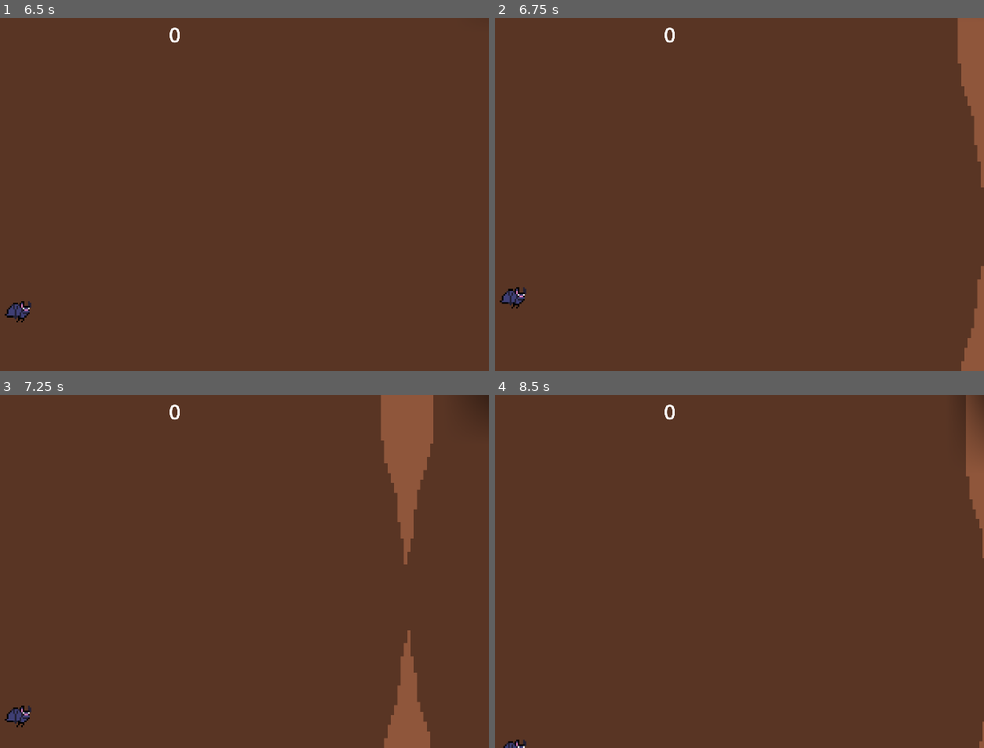
Above: before the commit, frames 1-4 (two rows, left to right).
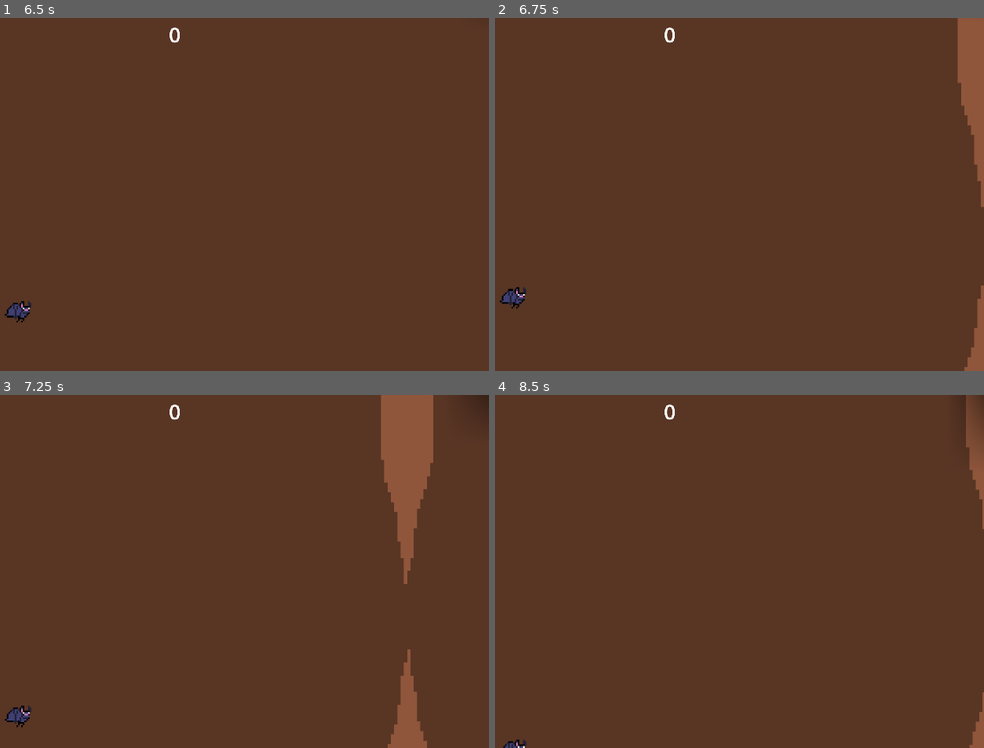
Above: after the commit, the same moments.

Repository: kirjahri/flappy-bat
Game: Godot game, scene res://scenes/main.tscn
Same seed, same stepped clock (60 frames per second), same inputs: the game is played once before the commit and once after it.
Inputs (mouse positions are in pixels of both pictures, inside the frame that each line leads up to):
- Up to frame 1 (6.5 s): move the mouse to (312, 176) at 0.52 s; hold Right mouse button (dive) 0.53-1.28 s; click (312, 176) at 0.77 s; move the mouse to (48, 212) at 1.27 s; right-click (48, 212) at 1.35 s; click (48, 212) at 1.52 s; move the mouse to (239, 116) at 2.02 s; hold Right mouse button (dive) 2.03-2.78 s; move the mouse to (141, 265) at 2.77 s; right-click (141, 265) at 2.85 s; click (141, 265) at 3.02 s; tap Enter at 3.5 s; move the mouse to (361, 247) at 3.52 s; hold Right mouse button (dive) 3.53-4.28 s; click (361, 247) at 3.77 s; move the mouse to (outside the picture) at 4.27 s; right-click (outside the picture) at 4.35 s; click (outside the picture) at 4.52 s; move the mouse to (205, 194) at 5.02 s; hold Right mouse button (dive) 5.03-5.78 s; move the mouse to (83, 106) at 5.77 s; right-click (83, 106) at 5.85 s; click (83, 106) at 6.02 s
- Up to frame 2 (6.75 s): tap Space at 6.5 s; move the mouse to (807, 176) at 6.52 s; hold Right mouse button (dive) from 6.53 s (still down)
- Up to frame 3 (7.25 s): keep holding Right mouse button (dive); click (312, 553) at 6.77 s
- Up to frame 4 (8.5 s): move the mouse to (543, 589) at 7.27 s; release Right mouse button (dive) at 7.28 s; right-click (543, 589) at 7.35 s; click (543, 589) at 7.52 s; move the mouse to (734, 493) at 8.02 s; hold Right mouse button (dive) from 8.03 s (still down)

Frame 1 is identical in both runs. In frame 2, 0.6% of the frame differs, in the area x 94-100%, y 12-100%; in frame 3, 1.1%, in the area x 77-89%, y 12-100%; in frame 4, 0.5%.

Commit message:
feat(main): adjust `spawn_odds` and `seconds_restored`

Diff:
--- a/scenes/main.tscn
+++ b/scenes/main.tscn
@@ -25,9 +25,11 @@
 y_max = 750.0
 added_speed = 3.0
 orb_scene = ExtResource("3_tefeu")
+spawn_odds = 0.2
 added_x_range_max = 300.0
 gui = NodePath("CanvasLayer/GUI")
 player = NodePath("Player")
+seconds_restored = 5.0
 
 [node name="DripstonesTimer" type="Timer" parent="."]
 wait_time = 0.8
